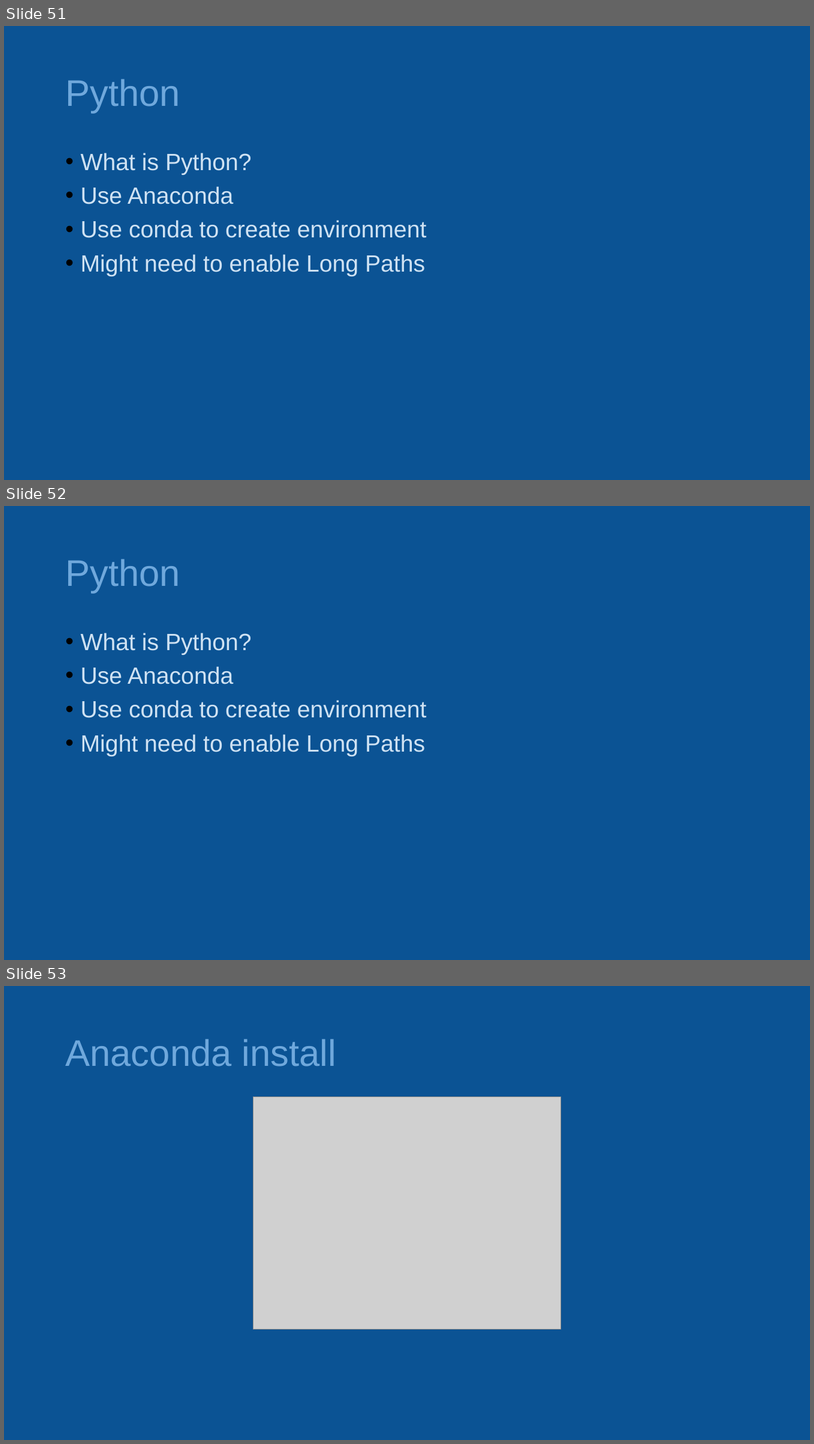
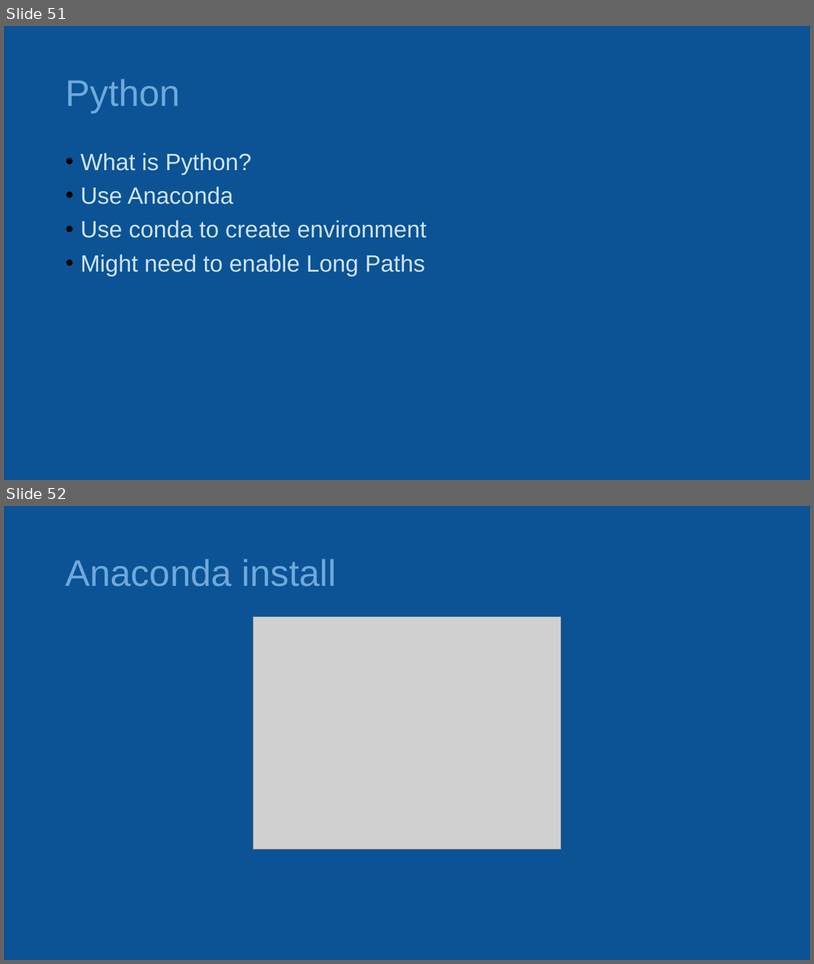
Before and after one commit to phil-a10/Talks, a slide deck: Data Engineering Using Free Tools/Learn Data Engineering For Free.pptx. Shown one above the other, each under a label of ours: slides 51, 52 and 53 before the commit, slides 51 and 52 after it. The pictures are 814x1444 and 814x964 pixels, drawn with LibreOffice and Linux fonts; fonts in the diff are those of the drawing; grey boxes stand for pictures. Boxes give left, top, right and bottom in pixels: in the first picture for what was removed or moved away, otherwise in the second. Text is boxed around its words. In the diff, an @@ line names an element or a change of style, - is before the commit and + after.

Commit message:
conda demo and slide changes

```diff
--- a/Data Engineering Using Free Tools/Learn Data Engineering For Free.pptx
+++ b/Data Engineering Using Free Tools/Learn Data Engineering For Free.pptx
@@ slide 52 removed at box(4, 506, 810, 960), background #0B5394 @@
@@ title removed at box(65, 559, 180, 593) @@
-Python
@@ text removed at box(81, 633, 426, 756) @@
-• What is Python?
-• Use Anaconda
-• Use conda to create environment
-• Might need to enable Long Paths
@@ what was slide 53 is now slide 52 @@
```
Also in this commit, not shown: 1 slide added, 2 other slides removed, 1 other file.
